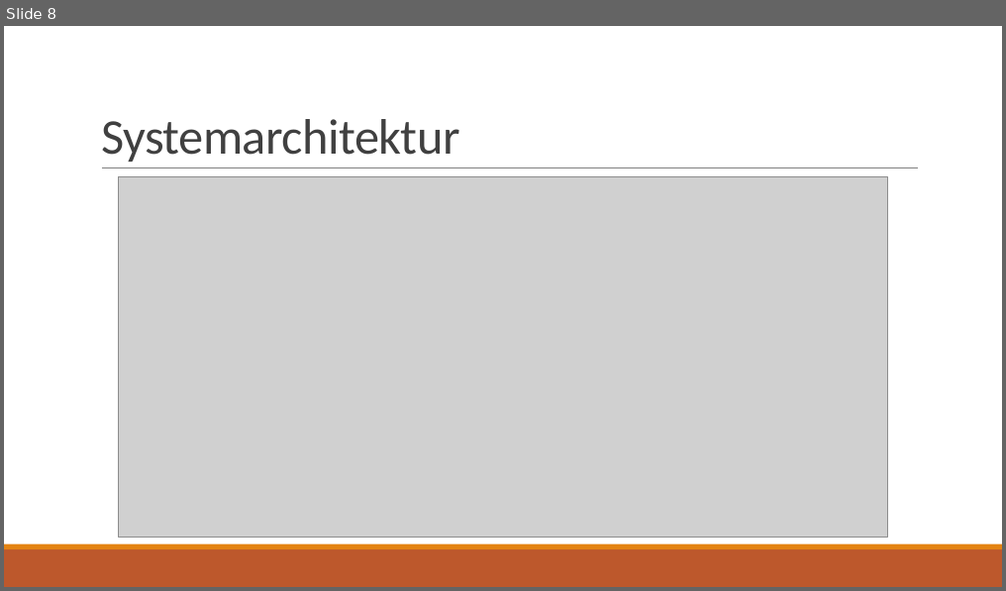
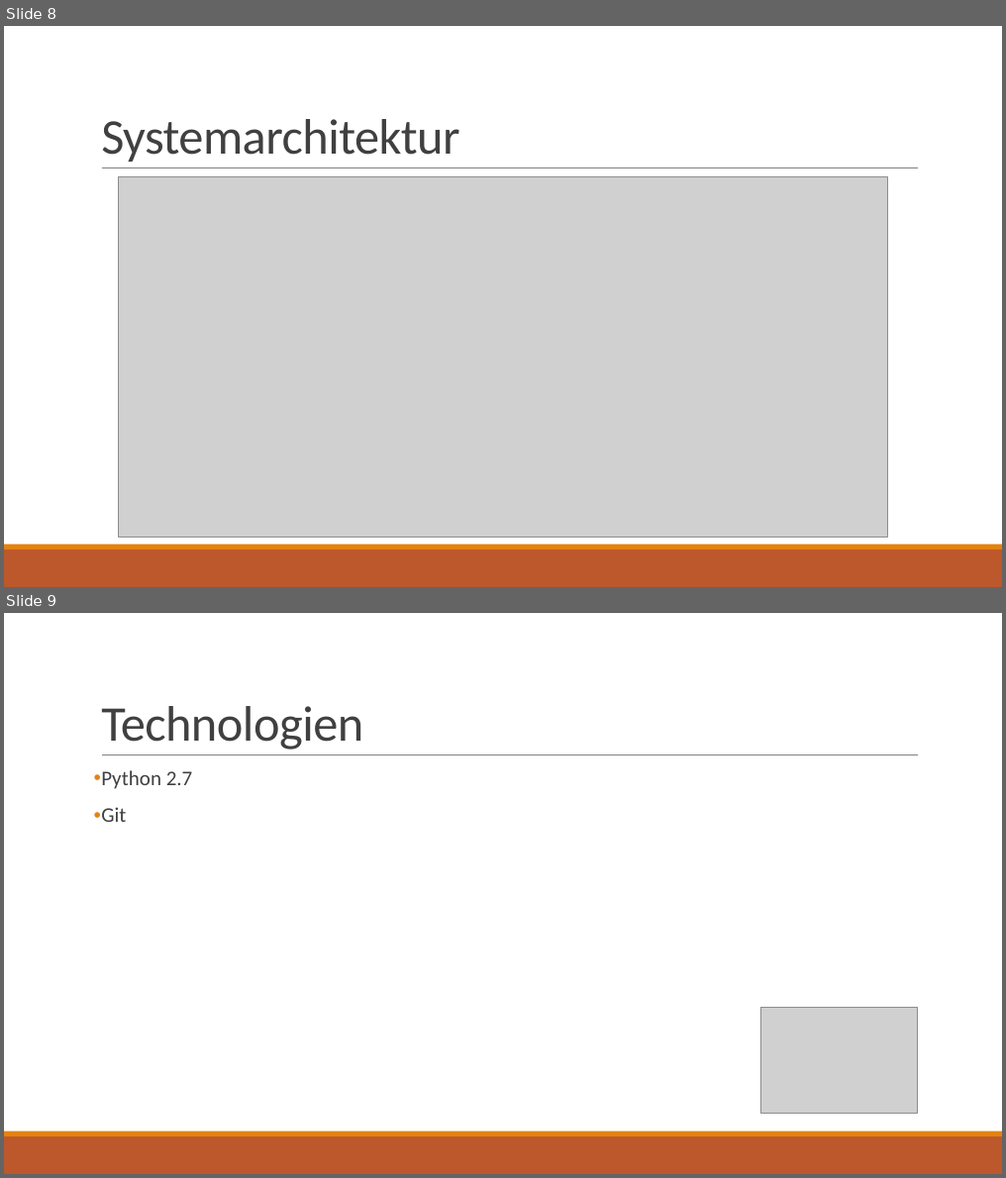
Before and after one commit to raphael-s/M306, a slide deck: docs/Projektpräsentation.pptx. Shown one above the other, each under a label of ours: slide 8 before the commit, slides 8 and 9 after it. The pictures are 1006x591 and 1006x1178 pixels, drawn with LibreOffice and Linux fonts; fonts in the diff are those of the drawing; grey boxes stand for pictures. Boxes give left, top, right and bottom in pixels: in the first picture for what was removed or moved away, otherwise in the second. Text is boxed around its words. In the diff, an @@ line names an element or a change of style, - is before the commit and + after.

```diff
--- a/docs/Projektpräsentation.pptx
+++ b/docs/Projektpräsentation.pptx
@@ slide 9 added at (x1=4, y1=613, x2=1002, y2=1174), background #FFFFFF; not listed: 3 template elements that a slide beside it also shows @@
@@ title added at (x1=101, y1=706, x2=363, y2=750), 48 pt, text #404040 @@
+Technologien
@@ text added at (x1=101, y1=770, x2=193, y2=822), 20 pt, text #404040 @@
+• Python 2.7
+• Git
@@ picture added at (x1=761, y1=1008, x2=918, y2=1113) @@
```
Also in this commit, not shown: 4 slides changed, 3 other slides added, 3 slides removed, 1 other file.
